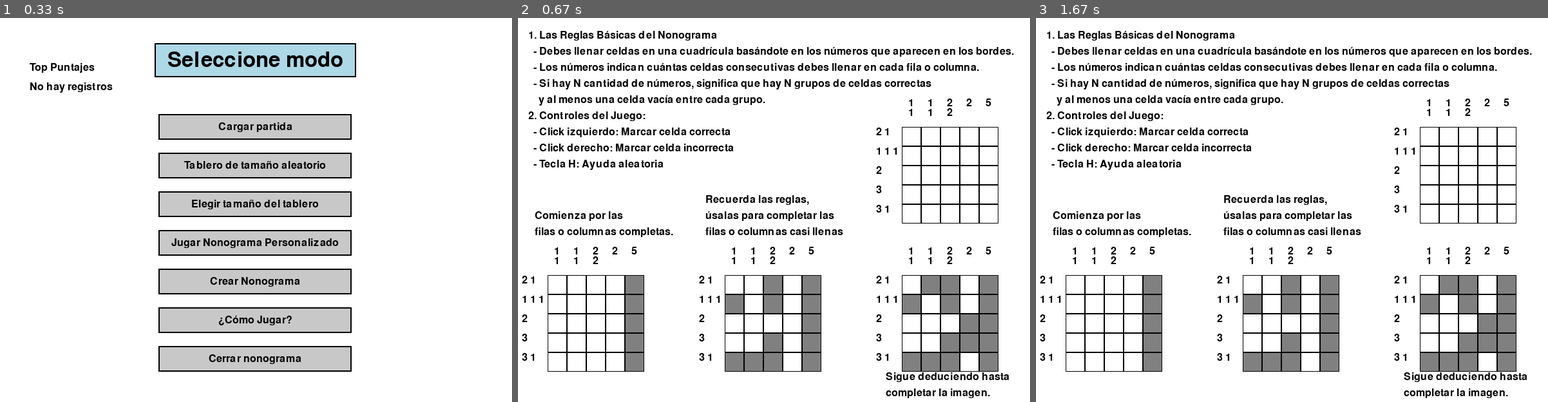
Above: before the commit, frames 1-3 (left to right).
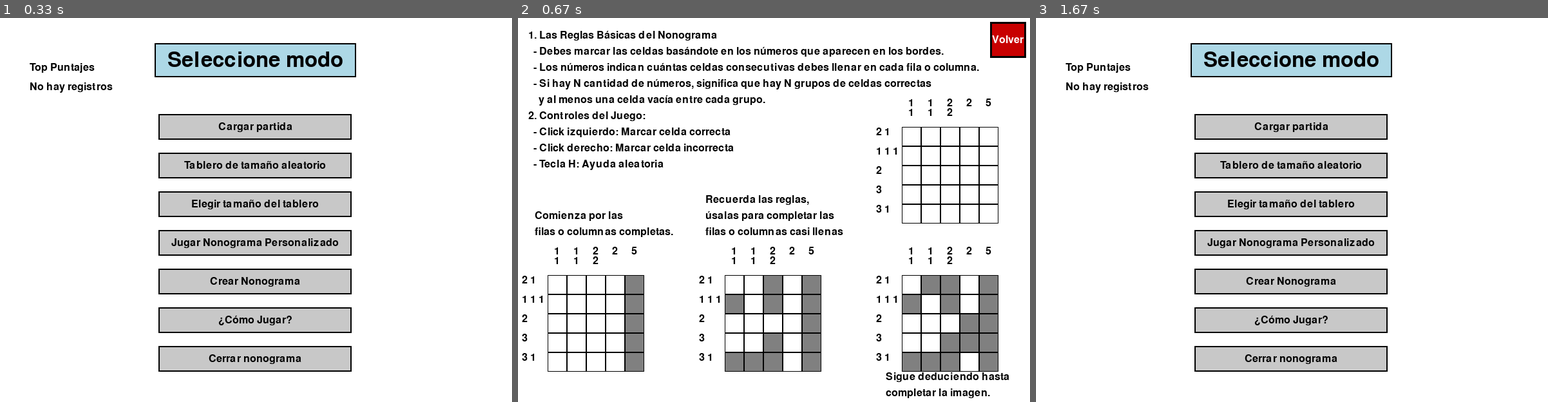
Above: after the commit, the same moments.

Repository: Rodri0819/Proyecto-Nonograma-Pygame
Game: pygame game, started from proyecto/main.py
Two runs of this game, one before a commit and one after it. Both use one fixed random seed, a clock stepped at 60 frames per second and the inputs below.
Inputs (mouse positions are in pixels of both pictures, inside the frame that each line leads up to):
- Up to frame 1 (0.33 s): no input
- Up to frame 2 (0.67 s): click "¿Cómo Jugar?" at 0.38 s
- Up to frame 3 (1.67 s): click (1527, 41) at 0.72 s, where only the run after the commit has a clickable "Volver"; click (1292, 321) at 1.05 s, where only the run after the commit has a clickable "¿Cómo Jugar?"; click (1527, 41) at 1.38 s, where only the run after the commit has a clickable "Volver"

Frame 1 is identical in both runs. In frame 2, 1.5% of the frame differs, in the area x 11-100%, y 1-11%; in frame 3, 32%, in the area x 0-97%, y 3-99%.

Commit message:
Se añade boton volver a '¿Cómo jugar?', y las opciones in-game de ayuda y menú se ejecutan con el mouse mediante los botones '?' y '≡'

Diff:
--- a/proyecto/constants.py
+++ b/proyecto/constants.py
@@ -4,9 +4,12 @@
 WHITE = (255, 255, 255)
 BLACK = (0, 0, 0)
 GRAY = (128, 128, 128)
+DARK_GRAY = (200, 200, 200)
 BLUE = (90, 140, 255)
 GREEN = (0, 255, 0)
 RED = (255, 0, 0)
+CHERRY = (200, 0, 0)
+DARK_RED = (150, 0, 0)
 
 # Tamaño de cuadrícula por defecto
 DEFAULT_ROWS = 5
--- a/proyecto/menu.py
+++ b/proyecto/menu.py
@@ -142,7 +142,7 @@
         input_surface = FONT.render(user_text, True, BLACK)
         # Renderiza el mensaje de error si existe
         if error_message:
-            error_surface = FONT.render(error_message, True, (255, 0, 0))  # Texto en rojo
+            error_surface = FONT.render(error_message, True, RED)  # Texto en rojo
 
         # Posiciona los textos en la pantalla
         screen.blit(prompt_surface, (width // 2 - prompt_surface.get_width() // 2, 100))
@@ -160,7 +160,7 @@
         is_hovered_back = back_button_x <= mouse_x <= back_button_x + button_size and \
                           back_button_y <= mouse_y <= back_button_y + button_size
 
-        back_button_color = (150, 0, 0) if is_hovered_back else (200, 0, 0)
+        back_button_color = DARK_RED if is_hovered_back else CHERRY
 
         # Dibujar el borde negro del botón "Volver"
         pygame.draw.rect(screen, BLACK, (back_button_x - 3, back_button_y - 3,
@@ -262,7 +262,7 @@
                 is_hovered = button_x <= mouse_x <= button_x + button_width and button_y <= mouse_y <= button_y + button_height
 
                 # Cambiar el color del botón si está siendo "hovered"
-                button_color = (150, 150, 150) if is_hovered else (200, 200, 200)
+                button_color = GRAY if is_hovered else DARK_GRAY
 
                 # Dibujar el botón
                 pygame.draw.rect(screen, button_color, (button_x, button_y, button_width, button_height))
@@ -289,7 +289,7 @@
         is_hovered_back = button_x <= mouse_x <= button_x + button_size and button_y <= mouse_y <= button_y + button_size
 
         # Cambiar el color del botón si está siendo "hovered"
-        button_color_back = (150, 0, 0) if is_hovered_back else (200, 0, 0)
+        button_color_back = DARK_RED if is_hovered_back else CHERRY
 
         # Dibujar el borde negro del botón "Volver"
         border_thickness = 3
@@ -362,7 +362,7 @@
                 is_hovered = button_x <= mouse_x <= button_x + button_width and button_y <= mouse_y <= button_y + button_height
 
                 # Cambiar el color del botón si está siendo "hovered"
-                button_color = (150, 150, 150) if is_hovered else (200, 200, 200)
+                button_color = GRAY if is_hovered else DARK_GRAY
 
                 # Dibujar el botón
                 pygame.draw.rect(screen, button_color, (button_x, button_y, button_width, button_height))
--- a/proyecto/nonogram_game.py
+++ b/proyecto/nonogram_game.py
@@ -43,36 +43,44 @@
 
     def show_pause_menu(self, screen, width, height):
         options = ["Reanudar", "Guardar partida", "Reiniciar", "Salir"]
-        TEXT_COLOR = BLACK
-        HOVER_TEXT_COLOR = (150, 150, 150)  # Color de las letras al pasar el mouse por encima
+        button_width = 150
+        button_height = 30
+        spacing = 10  # Espacio entre botones
 
         while True:
             screen.fill(WHITE)  # Rellena la pantalla con blanco
 
             # Obtener la posición actual del mouse
-            mouse_pos = pygame.mouse.get_pos()
-
-            # Lista para guardar los rectángulos de las opciones
-            option_rects = []
-
-            # Dibujar opciones
+            mouse_x, mouse_y = pygame.mouse.get_pos()
+
+            # Dibujar botones
+            button_rects = []
             for i, option in enumerate(options):
-                # Definir posición del texto
-                text_x = width // 2
-                text_y = height // 2 - 80 + i * 60
+                # Posición del botón
+                button_x = width // 2 - button_width // 2
+                button_y = height // 2 - (len(options) * (button_height + spacing)) // 2 + i * (button_height + spacing)
+
+                # Detectar si el cursor está sobre el botón
+                is_hovered = button_x <= mouse_x <= button_x + button_width and \
+                             button_y <= mouse_y <= button_y + button_height
+
+                # Establecer colores
+                if option == "Salir":
+                    button_color = DARK_RED if is_hovered else CHERRY
+                else:
+                    button_color = GRAY if is_hovered else DARK_GRAY
+
+                # Dibujar botón
+                pygame.draw.rect(screen, button_color, (button_x, button_y, button_width, button_height))
+                pygame.draw.rect(screen, BLACK, (button_x, button_y, button_width, button_height), 2)  # Borde negro
 
                 # Renderizar texto
-                if pygame.Rect(text_x - 100, text_y - 20, 200, 40).collidepoint(mouse_pos):
-                    text_surface = FONT.render(option, True, HOVER_TEXT_COLOR)  # Color de hover
-                else:
-                    text_surface = FONT.render(option, True, TEXT_COLOR)  # Color normal
-
-                # Centrar texto
-                text_rect = text_surface.get_rect(center=(text_x, text_y))
+                text_surface = FONT.render(option, True, WHITE if is_hovered else BLACK)
+                text_rect = text_surface.get_rect(center=(button_x + button_width // 2, button_y + button_height // 2))
                 screen.blit(text_surface, text_rect)
 
-                # Guardar el rectángulo del texto para manejar clics
-                option_rects.append(text_rect)
+                # Guardar rectángulo del botón
+                button_rects.append((button_x, button_y, button_width, button_height, i))  # i es el índice de la opción
 
             pygame.display.flip()  # Actualizar pantalla
 
@@ -83,9 +91,10 @@
                     sys.exit()
                 if event.type == pygame.MOUSEBUTTONDOWN:  # Detectar clic
                     if event.button == 1:  # Solo manejar clic izquierdo
-                        for i, rect in enumerate(option_rects):
-                            if rect.collidepoint(event.pos):  # Verificar si el clic fue en el texto
-                                return i  # Retornar el índice de la opción seleccionada
+                        for button_x, button_y, button_width, button_height, index in button_rects:
+                            if button_x <= event.pos[0] <= button_x + button_width and \
+                                    button_y <= event.pos[1] <= button_y + button_height:
+                                return index  # Retornar el índice de la opción seleccionada
 
     def save_custom_nonogram(self, grid, rows, cols):
         directory = "nonogramas_creados"
@@ -247,23 +256,6 @@
                 else:
                     print("Error: No se pudo cargar el juego personalizado.")
 
-                    # Comenzar a jugar el tablero personalizado
-                    playing = True
-                    while playing:
-                        for event in pygame.event.get():
-                            if event.type == pygame.QUIT:
-                                pygame.quit()
-                                sys.exit()
-                            if event.type == pygame.KEYDOWN:
-                                if event.key == pygame.K_ESCAPE:
-                                    playing = False  # Salir del tablero personalizado y volver al menú principal
-                            if event.type == pygame.MOUSEBUTTONDOWN:
-                                grid.handle_click(pygame.mouse.get_pos(), event.button)
-
-                        # Dibujar el tablero y manejar el juego
-                        self.screen.fill(WHITE)
-                        grid.draw(row_clues, col_clues)
-                        pygame.display.flip()
             else:
                 pygame.quit()
                 sys.exit()
@@ -283,12 +275,38 @@
             running = True
 
             while running:
+                # Dibujar botones para "Menu" y "Ayuda"
+                button_size = 30
+
+                # Botón de menú
+                menu_button_x = self.WIDTH - 40
+                menu_button_y = 50
+                menu_button_rect = pygame.Rect(menu_button_x, menu_button_y, button_size, button_size)
+
+                # Botón de ayuda
+                help_button_x =  self.WIDTH - 40
+                help_button_y =  90
+                help_button_rect = pygame.Rect(help_button_x, help_button_y, button_size, button_size)
+
+                # Dibujar botones
+                pygame.draw.rect(self.screen, DARK_GRAY, menu_button_rect)  # Botón gris para menú
+                pygame.draw.rect(self.screen, BLACK, menu_button_rect, 2)  # Borde negro
+                pygame.draw.rect(self.screen, DARK_GRAY, help_button_rect)  # Botón gris para ayuda
+                pygame.draw.rect(self.screen, BLACK, help_button_rect, 2)  # Borde negro
+
+                # Agregar texto a los botones
+                menu_text = FONT.render("M", True, BLACK)  # "M" para menú
+                help_text = FONT.render("?", True, BLACK)  # "?" para ayuda
+                self.screen.blit(menu_text, (menu_button_x + (button_size - menu_text.get_width()) // 2, menu_button_y + (button_size - menu_text.get_height()) // 2))
+                self.screen.blit(help_text, (help_button_x + (button_size - help_text.get_width()) // 2, help_button_y + (button_size - help_text.get_height()) // 2))
                 for event in pygame.event.get():
                     if event.type == pygame.QUIT:
                         pygame.quit()
                         sys.exit()
-                    if event.type == pygame.KEYDOWN:
-                        if event.key == pygame.K_ESCAPE:
+
+                    if event.type == pygame.MOUSEBUTTONDOWN:
+                        # Detectar clic en el botón de menú
+                        if menu_button_rect.collidepoint(event.pos):
                             pause_start_time = pygame.time.get_ticks()  # Tiempo al pausar
                             selected_option = self.show_pause_menu(self.screen, self.WIDTH, self.HEIGHT)
 
@@ -304,13 +322,18 @@
                             elif selected_option == 3:  # Salir
                                 running = False
                                 break
-                        elif event.key == pygame.K_h:  # Ayuda
+
+                        # Detectar clic en el botón de ayuda
+                        if help_button_rect.collidepoint(event.pos):
                             utils.mostrar_ayuda(grid.get_grid(), solution)
-                            cantidadPistas +=1
+                            cantidadPistas += 1
 
                     if not grid.win:
                         if event.type == pygame.MOUSEBUTTONDOWN:
                             grid.handle_click(pygame.mouse.get_pos(), event.button)
+
+                # Actualizar pantalla
+                pygame.display.flip()
 
                 elapsed_time = (pygame.time.get_ticks() - start_time - paused_time) // 1000
 
@@ -351,8 +374,7 @@
                     puntaje_texto = f"Puntaje: {int(puntajeTotal)}"  # Convertir el puntaje a entero
                     puntaje_surface = FONT.render(puntaje_texto, True, BLACK)  # Usamos la misma fuente
 
-                     # Posicionar el puntaje en el centro de la parte inferior
-                    puntaje_x = self.WIDTH // 2 - puntaje_surface.get_width() // 2  # Centrar el texto horizontalmente
+                    puntaje_x = 20  # Borde izquierdo
                     puntaje_y = self.HEIGHT - puntaje_surface.get_height() - 10  # Colocar el puntaje justo encima del borde inferior
 
 
@@ -374,8 +396,6 @@
                     pygame.time.delay(5000)
                     running = False
 
-                pygame.display.flip()
-
     def ask_nonogram_name(self):
         """Permite al usuario ingresar un nombre para el nonograma."""
         running = True
@@ -386,16 +406,16 @@
             self.screen.fill(WHITE)
 
             # Mensajes en pantalla
-            title_surface = FONT.render("Ingrese un nombre para el nonograma:", True, BLACK)
+            title_surface = FONT.render("Nombre para el nonograma:", True, BLACK)
             self.screen.blit(title_surface, (self.WIDTH // 2 - title_surface.get_width() // 2, 100))
 
             # Mostrar el texto ingresado por el usuario
             input_surface = FONT.render(input_text, True, BLACK)
-            self.screen.blit(input_surface, (self.WIDTH // 2 - input_surface.get_width() // 2, 200))
+            self.screen.blit(input_surface, (self.WIDTH // 2 - input_surface.get_width() // 2, 150))
 
             # Mostrar mensaje de error si existe
             if error_message:
-                error_surface = FONT.render(error_message, True, (255, 0, 0))  # Color rojo para errores
+                error_surface = FONT.render(error_message, True, RED)  # Color rojo para errores
                 self.screen.blit(error_surface, (self.WIDTH // 2 - error_surface.get_width() // 2, 300))
 
             pygame.display.flip()
@@ -480,7 +500,7 @@
 
         instructions = [
             "1. Las Reglas Básicas del Nonograma",
-            "  - Debes llenar celdas en una cuadrícula basándote en los números que aparecen en los bordes.",
+            "  - Debes marcar las celdas basándote en los números que aparecen en los bordes.",
             "  - Los números indican cuántas celdas consecutivas debes llenar en cada fila o columna.",
             "  - Si hay N cantidad de números, significa que hay N grupos de celdas correctas",
             "    y al menos una celda vacía entre cada grupo.",
@@ -502,29 +522,6 @@
             "Sigue deduciendo hasta",
             "completar la imagen."
         ]
-        # Mostrar cada línea de instrucciones
-        for i, line in enumerate(instructions):
-            instruction_surface = FONT.render(line, True, BLACK)
-            self.screen.blit(instruction_surface,(20, 20 + i * 25))
-
-        for i, line in enumerate(paso1):
-            paso1_surface = FONT.render(line, True, BLACK)
-            self.screen.blit(paso1_surface,(30, 300 + i * 25))
-
-        for i, line in enumerate(paso2):
-            paso2_surface = FONT.render(line, True, BLACK)
-            self.screen.blit(paso2_surface,(295, 275 + i * 25))
-
-        for i, line in enumerate(paso3):
-            paso3_surface = FONT.render(line, True, BLACK)
-            self.screen.blit(paso3_surface,(575, 550 + i * 25))
-
-        # Configuración de la cuadrícula
-        left_margin_1 = 50
-        left_margin_2 = 325
-        left_margin_3 = 600
-        top_margin_1 = 170
-        top_margin_2 = 400
 
         rows, cols = 5, 5
         row_clues = [[2, 1], [1, 1, 1], [2], [3], [3, 1]]
@@ -534,70 +531,94 @@
         grid3 = [[0, 0, 1, 0, 1], [1, 0, 1, 0, 1], [0, 0, 0, 0, 1], [0, 0, 1, 0, 1], [1, 1, 1, 0, 1]]
         grid4 = [[0, 1, 1, 0, 1], [1, 0, 1, 0, 1], [0, 0, 0, 1, 1], [0, 0, 1, 1, 1], [1, 1, 1, 0, 1]]
 
-        # Dibujar las pistas para las filas
-        for i, clues in enumerate(row_clues):
-            text = ' '.join(map(str, clues))
-            clue_surface = FONT.render(text, True, BLACK)
-            self.screen.blit(clue_surface, (left_margin_3 - 40, top_margin_1 + i * SQUARE_SIZE))
-            self.screen.blit(clue_surface, (left_margin_1 - 40, top_margin_2 + i * SQUARE_SIZE))
-            self.screen.blit(clue_surface, (left_margin_2 - 40, top_margin_2 + i * SQUARE_SIZE))
-            self.screen.blit(clue_surface, (left_margin_3 - 40, top_margin_2 + i * SQUARE_SIZE))
-
-        # Dibujar las pistas para las columnas
-        for i, clues in enumerate(col_clues):
-            for j, clue in enumerate(clues):
-                clue_surface = FONT.render(str(clue), True, BLACK)
-                self.screen.blit(clue_surface,(left_margin_3 + i * SQUARE_SIZE + SQUARE_SIZE / 2 - 5, top_margin_1 - 45 + j * 15))
-                self.screen.blit(clue_surface,(left_margin_1 + i * SQUARE_SIZE + SQUARE_SIZE / 2 - 5, top_margin_2 - 45 + j * 15))
-                self.screen.blit(clue_surface,(left_margin_2 + i * SQUARE_SIZE + SQUARE_SIZE / 2 - 5, top_margin_2 - 45 + j * 15))
-                self.screen.blit(clue_surface,(left_margin_3 + i * SQUARE_SIZE + SQUARE_SIZE / 2 - 5, top_margin_2 - 45 + j * 15))
-
-        # Dibujar las cuadrículas vacías
-        for row in range(rows):
-            for col in range(cols):
-                rect1 = pygame.Rect(
-                    left_margin_3 + col * SQUARE_SIZE,
-                    top_margin_1 + row * SQUARE_SIZE,
-                    SQUARE_SIZE,
-                    SQUARE_SIZE
-                )
-                rect2 = pygame.Rect(
-                    left_margin_1 + col * SQUARE_SIZE,
-                    top_margin_2 + row * SQUARE_SIZE,
-                    SQUARE_SIZE,
-                    SQUARE_SIZE
-                )
-                rect3 = pygame.Rect(
-                    left_margin_2 + col * SQUARE_SIZE,
-                    top_margin_2 + row * SQUARE_SIZE,
-                    SQUARE_SIZE,
-                    SQUARE_SIZE
-                )
-                rect4 = pygame.Rect(
-                    left_margin_3 + col * SQUARE_SIZE,
-                    top_margin_2 + row * SQUARE_SIZE,
-                    SQUARE_SIZE,
-                    SQUARE_SIZE
-                )
-                pygame.draw.rect(self.screen, BLACK, rect1, 1)
-                if grid2[row][col] == 1:
-                    pygame.draw.rect(self.screen, GRAY, rect2)  # Rellena la celda con color gris
-                pygame.draw.rect(self.screen, BLACK, rect2, 1)
-                if grid3[row][col] == 1:
-                    pygame.draw.rect(self.screen, GRAY, rect3)  # Rellena la celda con color gris
-                pygame.draw.rect(self.screen, BLACK, rect3, 1)
-                if grid4[row][col] == 1:
-                    pygame.draw.rect(self.screen, GRAY, rect4)  # Rellena la celda con color gris
-                pygame.draw.rect(self.screen, BLACK, rect4, 1)
-
-        pygame.display.flip()
-
-        # Esperar a que el jugador presione una tecla para salir de las instrucciones
         waiting = True
         while waiting:
+            self.screen.fill(WHITE)
+
+            # Dibujar instrucciones
+            for i, line in enumerate(instructions):
+                instruction_surface = FONT.render(line, True, BLACK)
+                self.screen.blit(instruction_surface, (20, 20 + i * 25))
+
+            for i, line in enumerate(paso1):
+                paso1_surface = FONT.render(line, True, BLACK)
+                self.screen.blit(paso1_surface, (30, 300 + i * 25))
+
+            for i, line in enumerate(paso2):
+                paso2_surface = FONT.render(line, True, BLACK)
+                self.screen.blit(paso2_surface, (295, 275 + i * 25))
+
+            for i, line in enumerate(paso3):
+                paso3_surface = FONT.render(line, True, BLACK)
+                self.screen.blit(paso3_surface, (575, 550 + i * 25))
+
+            # Dibujar pistas y cuadrículas
+            left_margin_1 = 50
+            left_margin_2 = 325
+            left_margin_3 = 600
+            top_margin_1 = 170
+            top_margin_2 = 400
+
+            for i, clues in enumerate(row_clues):
+                text = ' '.join(map(str, clues))
+                clue_surface = FONT.render(text, True, BLACK)
+                self.screen.blit(clue_surface, (left_margin_3 - 40, top_margin_1 + i * SQUARE_SIZE))
+                self.screen.blit(clue_surface, (left_margin_1 - 40, top_margin_2 + i * SQUARE_SIZE))
+                self.screen.blit(clue_surface, (left_margin_2 - 40, top_margin_2 + i * SQUARE_SIZE))
+                self.screen.blit(clue_surface, (left_margin_3 - 40, top_margin_2 + i * SQUARE_SIZE))
+
+            for i, clues in enumerate(col_clues):
+                for j, clue in enumerate(clues):
+                    clue_surface = FONT.render(str(clue), True, BLACK)
+                    self.screen.blit(clue_surface, (
+                    left_margin_3 + i * SQUARE_SIZE + SQUARE_SIZE / 2 - 5, top_margin_1 - 45 + j * 15))
+                    self.screen.blit(clue_surface, (
+                    left_margin_1 + i * SQUARE_SIZE + SQUARE_SIZE / 2 - 5, top_margin_2 - 45 + j * 15))
+                    self.screen.blit(clue_surface, (
+                    left_margin_2 + i * SQUARE_SIZE + SQUARE_SIZE / 2 - 5, top_margin_2 - 45 + j * 15))
+                    self.screen.blit(clue_surface, (
+                    left_margin_3 + i * SQUARE_SIZE + SQUARE_SIZE / 2 - 5, top_margin_2 - 45 + j * 15))
+
+            for row in range(rows):
+                for col in range(cols):
+                    rect1 = pygame.Rect(left_margin_3 + col * SQUARE_SIZE, top_margin_1 + row * SQUARE_SIZE,
+                                        SQUARE_SIZE, SQUARE_SIZE)
+                    rect2 = pygame.Rect(left_margin_1 + col * SQUARE_SIZE, top_margin_2 + row * SQUARE_SIZE,
+                                        SQUARE_SIZE, SQUARE_SIZE)
+                    rect3 = pygame.Rect(left_margin_2 + col * SQUARE_SIZE, top_margin_2 + row * SQUARE_SIZE,
+                                        SQUARE_SIZE, SQUARE_SIZE)
+                    rect4 = pygame.Rect(left_margin_3 + col * SQUARE_SIZE, top_margin_2 + row * SQUARE_SIZE,
+                                        SQUARE_SIZE, SQUARE_SIZE)
+                    pygame.draw.rect(self.screen, BLACK, rect1, 1)
+                    if grid2[row][col] == 1:
+                        pygame.draw.rect(self.screen, GRAY, rect2)
+                    pygame.draw.rect(self.screen, BLACK, rect2, 1)
+                    if grid3[row][col] == 1:
+                        pygame.draw.rect(self.screen, GRAY, rect3)
+                    pygame.draw.rect(self.screen, BLACK, rect3, 1)
+                    if grid4[row][col] == 1:
+                        pygame.draw.rect(self.screen, GRAY, rect4)
+                    pygame.draw.rect(self.screen, BLACK, rect4, 1)
+
+            # Dibujar el botón "Volver"
+            button_size = 50
+            button_x = self.WIDTH - button_size - 10
+            button_y = 10
+            mouse_x, mouse_y = pygame.mouse.get_pos()
+            is_hovered = button_x <= mouse_x <= button_x + button_size and button_y <= mouse_y <= button_y + button_size
+            button_color = DARK_RED if is_hovered else CHERRY
+            pygame.draw.rect(self.screen, BLACK, (button_x - 3, button_y - 3, button_size + 6, button_size + 6))
+            pygame.draw.rect(self.screen, button_color, (button_x, button_y, button_size, button_size))
+            button_text = FONT.render("Volver", True, WHITE)
+            self.screen.blit(button_text, (button_x + (button_size - button_text.get_width()) // 2,
+                                           button_y + (button_size - button_text.get_height()) // 2))
+
+            pygame.display.flip()
+
             for event in pygame.event.get():
                 if event.type == pygame.QUIT:
                     pygame.quit()
                     sys.exit()
-                elif event.type == pygame.KEYDOWN:
-                    waiting = False  # Salir de las instrucciones al presionar cualquier tecla
+                elif event.type == pygame.MOUSEBUTTONDOWN:
+                    if is_hovered:
+                        waiting = False
